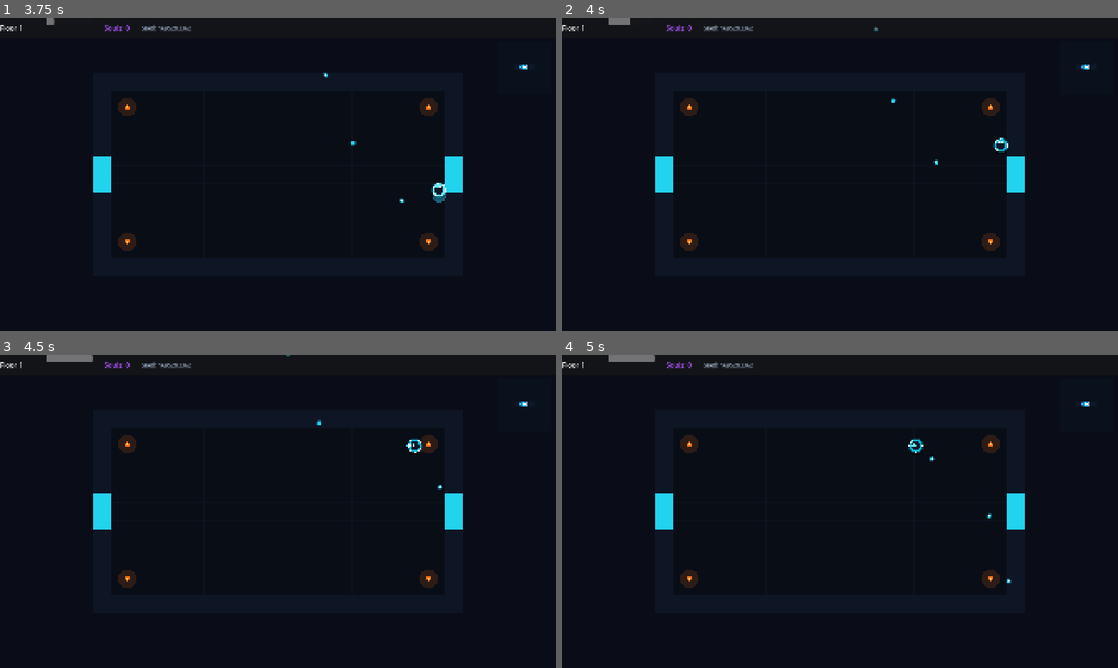
Above: before the commit, frames 1-4 (two rows, left to right).
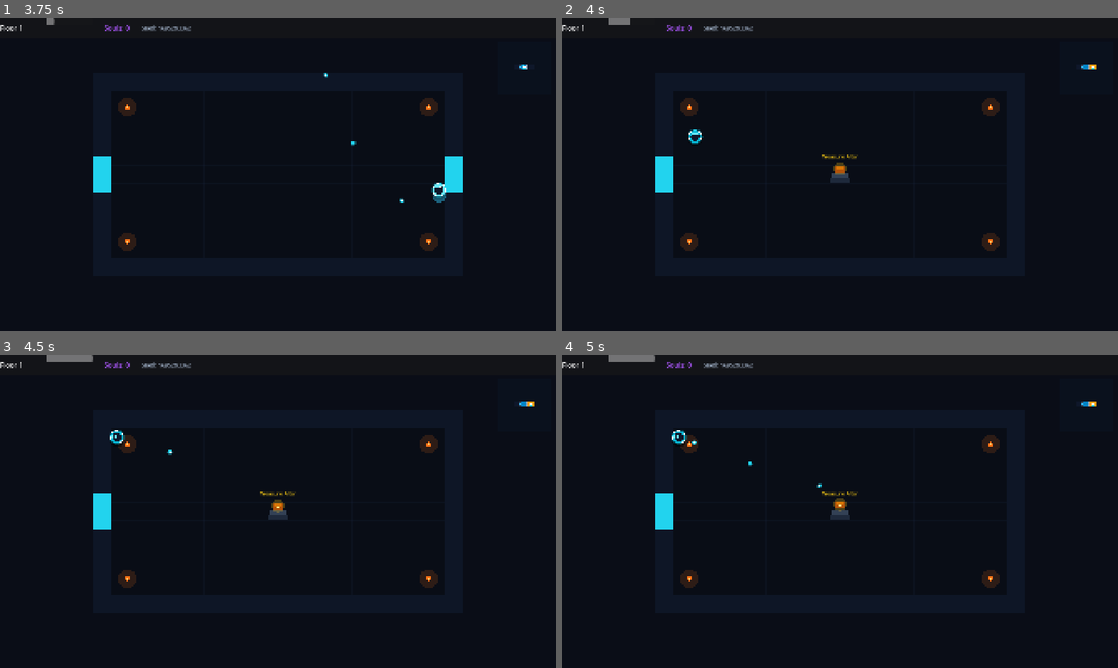
Above: after the commit, the same moments.

Repository: ChobitsChii/games
Game: Godot game, scene res://scenes/main_menu.tscn
Two runs of this game, one before a commit and one after it. Both use one fixed random seed, a clock stepped at 60 frames per second and the inputs below.
Inputs (mouse positions are in pixels of both pictures, inside the frame that each line leads up to):
- Up to frame 1 (3.75 s): click "▶ Start Run" at 0.5 s; tap Enter at 1.25 s; move the mouse to (400, 158) at 1.27 s; hold Right (move_right) 1.28-2.03 s; hold J (attack) 1.28-2.03 s; move the mouse to (166, 190) at 2.02 s; hold Down (move_down) 2.03-2.78 s; tap Space (dash) at 2.1, 3.6 s; move the mouse to (333, 105) at 2.77 s; hold Right (move_right) 2.78-3.53 s; hold J (attack) 2.78-3.53 s; move the mouse to (250, 237) at 3.52 s; hold Up (move_up) from 3.53 s (still down)
- Up to frame 2 (4 s): keep holding Up (move_up)
- Up to frame 3 (4.5 s): move the mouse to (444, 558) at 4.27 s; release Up (move_up) at 4.28 s; hold Left (move_left) from 4.28 s (still down); hold J (attack) from 4.28 s (still down)
- Up to frame 4 (5 s): keep holding Left (move_left); keep holding J (attack)

Frame 1 is identical in both runs. In frame 2, 0.8% of the frame differs, in the area x 22-97%, y 2-56%; in frame 3, 0.8%; in frame 4, 0.9%, in the area x 19-97%, y 14-73%.

Commit message:
fix(crypt_dash): destroy door barriers on room clear and ensure seamless return transition

Diff:
--- a/crypt_dash/scripts/gen/room_template.gd
+++ b/crypt_dash/scripts/gen/room_template.gd
@@ -11,7 +11,7 @@
 var is_cleared: bool = false
 var spawned_enemies: Array[Node2D] = []
 
-var _door_colliders: Dictionary = {}
+var _door_barriers: Dictionary = {}
 var _door_triggers: Dictionary = {}
 
 
@@ -136,7 +136,7 @@
 	var wall_color := Color("0e1626")
 	var floor_color := Color("090d16")
 
-	# Statischer Körper für Wände
+	# Statischer Körper für feste Raumwände
 	var static_body := StaticBody2D.new()
 	static_body.collision_layer = 1
 	add_child(static_body)
@@ -166,22 +166,22 @@
 	if not room_data.doors["north"]:
 		_add_wall_box(static_body, Vector2(w / 2.0, wall_thick / 2.0), Vector2(door_width, wall_thick))
 	else:
-		_add_door(static_body, "north", Vector2(w / 2.0, wall_thick / 2.0), Vector2(door_width, wall_thick))
+		_add_door("north", Vector2(w / 2.0, wall_thick / 2.0), Vector2(door_width, wall_thick))
 
 	if not room_data.doors["south"]:
 		_add_wall_box(static_body, Vector2(w / 2.0, h - wall_thick / 2.0), Vector2(door_width, wall_thick))
 	else:
-		_add_door(static_body, "south", Vector2(w / 2.0, h - wall_thick / 2.0), Vector2(door_width, wall_thick))
+		_add_door("south", Vector2(w / 2.0, h - wall_thick / 2.0), Vector2(door_width, wall_thick))
 
 	if not room_data.doors["west"]:
 		_add_wall_box(static_body, Vector2(wall_thick / 2.0, h / 2.0), Vector2(wall_thick, door_width))
 	else:
-		_add_door(static_body, "west", Vector2(wall_thick / 2.0, h / 2.0), Vector2(wall_thick, door_width))
+		_add_door("west", Vector2(wall_thick / 2.0, h / 2.0), Vector2(wall_thick, door_width))
 
 	if not room_data.doors["east"]:
 		_add_wall_box(static_body, Vector2(w - wall_thick / 2.0, h / 2.0), Vector2(wall_thick, door_width))
 	else:
-		_add_door(static_body, "east", Vector2(w - wall_thick / 2.0, h / 2.0), Vector2(wall_thick, door_width))
+		_add_door("east", Vector2(w - wall_thick / 2.0, h / 2.0), Vector2(wall_thick, door_width))
 
 
 func _add_wall_box(parent: Node2D, pos: Vector2, size: Vector2) -> void:
@@ -193,27 +193,46 @@
 	parent.add_child(shape)
 
 
-func _add_door(static_body: StaticBody2D, dir: String, pos: Vector2, size: Vector2) -> void:
-	# Physischer Sperr-Riegel, solange der Raum nicht gesäubert ist
-	var barrier := CollisionShape2D.new()
-	var barrier_rect := RectangleShape2D.new()
-	barrier_rect.size = size
-	barrier.shape = barrier_rect
-	barrier.position = pos
-	barrier.disabled = is_cleared
-	static_body.add_child(barrier)
-	_door_colliders[dir] = barrier
-
-	# Trigger zum Betreten des nächsten Raumes
+func _add_door(dir: String, pos: Vector2, size: Vector2) -> void:
+	# Physischer Sperr-Riegel als eigener StaticBody, solange der Raum nicht gesäubert ist
+	if not is_cleared:
+		var barrier_body := StaticBody2D.new()
+		barrier_body.collision_layer = 1
+		var barrier_shape := CollisionShape2D.new()
+		var barrier_rect := RectangleShape2D.new()
+		barrier_rect.size = size
+		barrier_shape.shape = barrier_rect
+		barrier_body.add_child(barrier_shape)
+		barrier_body.position = pos
+		add_child(barrier_body)
+		_door_barriers[dir] = barrier_body
+
+	# Trigger zum Betreten des nächsten Raumes (leicht in den Raum hinein ragend für flüssigen Übergang)
 	var area := Area2D.new()
 	area.collision_layer = 0
 	area.collision_mask = 2 # Spieler
 	var trigger_shape := CollisionShape2D.new()
 	var trigger_rect := RectangleShape2D.new()
-	trigger_rect.size = size
+	var trigger_size := size
+	var trigger_pos := pos
+	match dir:
+		"north":
+			trigger_size = Vector2(size.x, size.y + 36.0)
+			trigger_pos = Vector2(pos.x, pos.y + 18.0)
+		"south":
+			trigger_size = Vector2(size.x, size.y + 36.0)
+			trigger_pos = Vector2(pos.x, pos.y - 18.0)
+		"west":
+			trigger_size = Vector2(size.x + 36.0, size.y)
+			trigger_pos = Vector2(pos.x + 18.0, pos.y)
+		"east":
+			trigger_size = Vector2(size.x + 36.0, size.y)
+			trigger_pos = Vector2(pos.x - 18.0, pos.y)
+
+	trigger_rect.size = trigger_size
 	trigger_shape.shape = trigger_rect
 	area.add_child(trigger_shape)
-	area.position = pos
+	area.position = trigger_pos
 	area.body_entered.connect(func(body: Node2D) -> void:
 		if is_cleared and body is Player:
 			door_entered.emit.call_deferred(dir)
@@ -223,10 +242,11 @@
 
 
 func _unlock_doors() -> void:
-	for dir in _door_colliders:
-		var col: CollisionShape2D = _door_colliders[dir]
-		if is_instance_valid(col):
-			col.disabled = true
+	for dir in _door_barriers:
+		var barrier_body: StaticBody2D = _door_barriers[dir]
+		if is_instance_valid(barrier_body):
+			barrier_body.queue_free()
+	_door_barriers.clear()
 	queue_redraw()
 
 
@@ -303,6 +323,15 @@
 				break
 		if all_dead and not spawned_enemies.is_empty():
 			_mark_room_cleared()
+	else:
+		# Wenn gesäubert: Prüfen ob Spieler auf Tür-Trigger steht
+		for dir: String in _door_triggers:
+			var area: Area2D = _door_triggers[dir]
+			if is_instance_valid(area):
+				for body in area.get_overlapping_bodies():
+					if body is Player:
+						door_entered.emit.call_deferred(dir)
+						return
 
 
 func _spawn_pedestal() -> void:
--- a/crypt_dash/tests/test_boss.gd
+++ b/crypt_dash/tests/test_boss.gd
@@ -53,14 +53,13 @@
 	room.setup_room(r_data)
 	assert_false(room.is_cleared, "Bossraum anfangs nicht gesäubert")
 	assert_false(r_data.cleared, "Raum-Daten anfangs nicht gesäubert")
-	assert_true(room._door_colliders.has("north"), "Nordtür hat Barriere")
-	assert_false(room._door_colliders["north"].disabled, "Tür ist verschlossen")
+	assert_true(room._door_barriers.has("north"), "Nordtür hat Barriere")
 
 	# Boss besiegen
 	room._mark_room_cleared()
 	assert_true(room.is_cleared, "Raum ist nun gesäubert")
 	assert_true(r_data.cleared, "Raum-Daten als gesäubert markiert")
-	assert_true(room._door_colliders["north"].disabled, "Tür-Barriere ist entriegelt")
+	assert_false(room._door_barriers.has("north"), "Tür-Barriere ist entriegelt und entfernt")
 
 	# Exit-Node muss existieren
 	var has_exit := false
@@ -75,6 +74,7 @@
 	var room_reentered := RoomTemplate.new()
 	room_reentered.setup_room(r_data)
 	assert_true(room_reentered.is_cleared, "Wiederbetretener Raum bleibt gesäubert")
+	assert_false(room_reentered._door_barriers.has("north"), "Keine Barriere bei gecleartem Raum")
 	var has_boss := false
 	var reentered_has_exit := false
 	for child in room_reentered.get_children():
